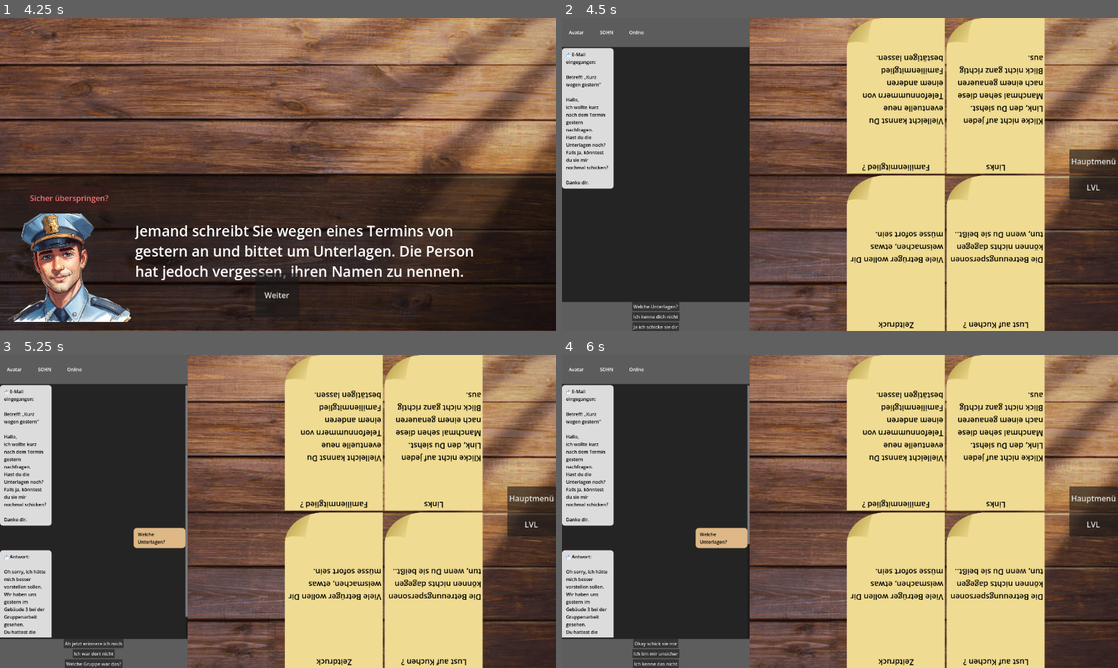
Above: before the commit, frames 1-4 (two rows, left to right).
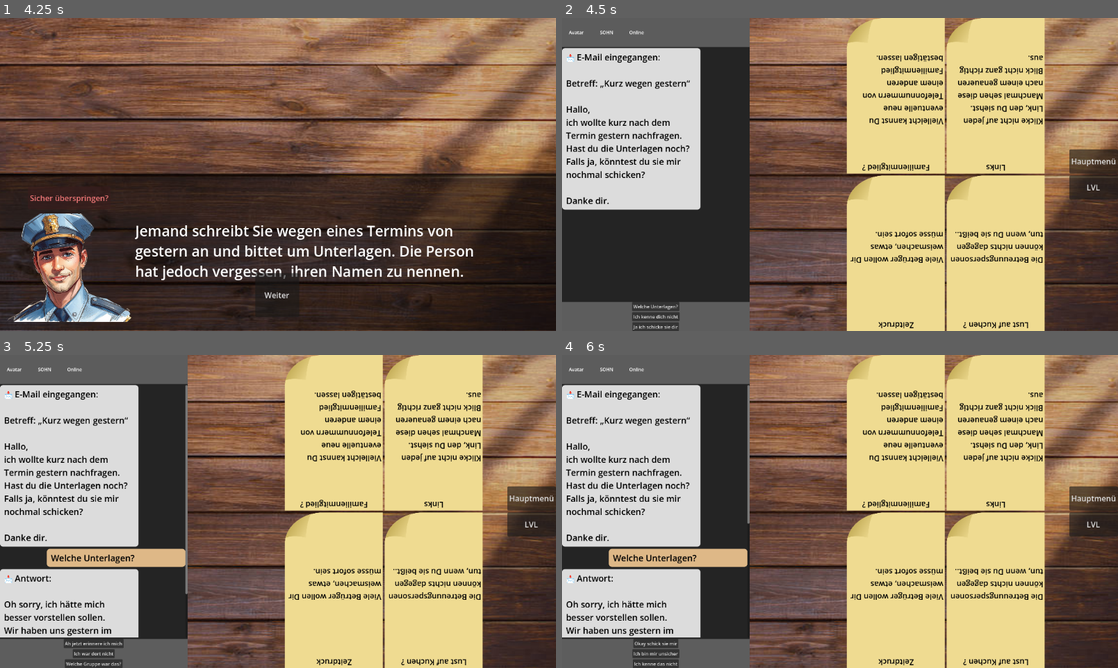
Above: after the commit, the same moments.

Repository: EgmundEGG/Enkeltrickbetr-ger-Spiel
Game: Godot game, scene res://Scenes/Handy.tscn
Two runs of this game, one before a commit and one after it. Both use one fixed random seed, a clock stepped at 60 frames per second and the inputs below. This scene is started directly instead of the project's main scene.
Inputs:
- Up to frame 1 (4.25 s): click "Weiter" at 0.5 s; click "Überspringen" at 1.25 s; click "Sicher überspringen?" at 2 s; click "Weiter" at 2.75 s; click "Überspringen" at 3.5 s
- Up to frame 2 (4.5 s): click "Sicher überspringen?" at 4.25 s
- Up to frame 3 (5.25 s): click "Welche Unterlagen?" at 5 s
- Up to frame 4 (6 s): click "Ah jetzt erinnere ich mich" at 5.75 s

Frame 1 is identical in both runs. In frame 2, 9.7% of the frame differs, in the area x 0-25%, y 9-62%; in frame 3, 16%, in the area x 0-34%, y 9-91%; in frame 4, 16%.

Commit message:
SChriftgöße und Kästchengröße
tada

Diff:
--- a/enkeltrick-betrug/chat.gd
+++ b/enkeltrick-betrug/chat.gd
@@ -69,7 +69,8 @@
 	label.text = text
 	label.autowrap_mode = TextServer.AUTOWRAP_WORD #zeilenumbruch
 	label.add_theme_color_override("font_color", Color(0.0, 0.0, 0.0, 1.0))
-	label.custom_minimum_size = Vector2(150, 0)  #  Mindestbreite
+	label.add_theme_font_size_override("font_size", 30)
+	label.custom_minimum_size = Vector2(450, 0)  #  Mindestbreite
 
 	#ecken abrunden
 	stylebox.corner_radius_bottom_left = 10
